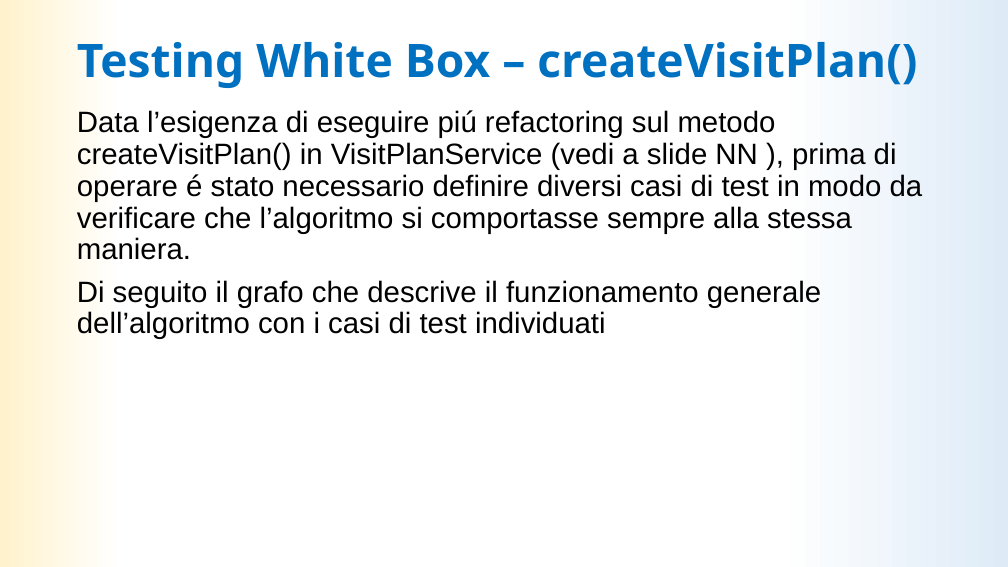
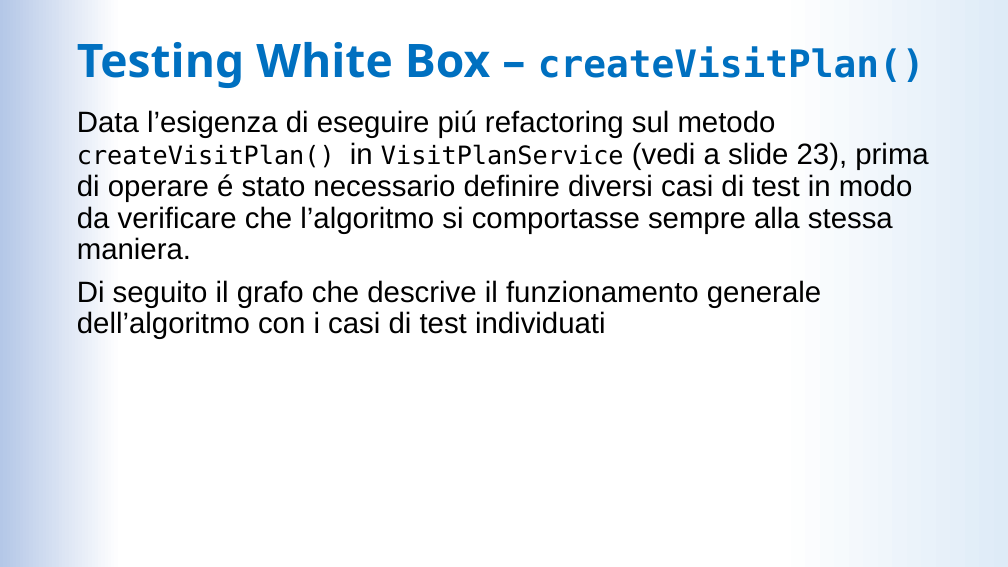
Before and after one commit to LDolzanelli/progettoIngegneria, a slide deck: slide 18 of doc/Presentazione/Presentazione_ingsw_parteB.pptx. Drawn at 1008x567 pixels with LibreOffice and Linux fonts; fonts in the diff are those of the drawing. Boxes give left, top, right and bottom in pixels: in the first picture for what was removed or moved away, otherwise in the second. Text is boxed around its words. In the diff, an @@ line names an element or a change of style, - is before the commit and + after.

```diff
--- a/doc/Presentazione/Presentazione_ingsw_parteB.pptx
+++ b/doc/Presentazione/Presentazione_ingsw_parteB.pptx
@@ background gradient #DEEBF7 to #FFFFFF to #FFF2CC to gradient #DEEBF7 to #FFFFFF to #B4C7E7 @@
@@ title "Testing White Box – createVisitPlan()" at (77, 42, 925, 88): size 44 to 36 pt, font Noto Sans to DejaVu Sans Mono in "createVisitPlan()" @@
@@ text at (77, 110, 928, 260): text changed @@
-Data l’esigenza di eseguire piú refactoring sul metodo createVisitPlan() in VisitPlanService (vedi a slide NN ), prima di operare é stato necessario definire diversi casi di test in modo da verificare che l’algoritmo si comportasse sempre alla stessa maniera.
+Data l’esigenza di eseguire piú refactoring sul metodo createVisitPlan() in VisitPlanService (vedi a slide 23), prima di operare é stato necessario definire diversi casi di test in modo da verificare che l’algoritmo si comportasse sempre alla stessa maniera.
```
Also in this commit, not shown: 26 other slides changed, 1 slide added, 2 slides removed.
